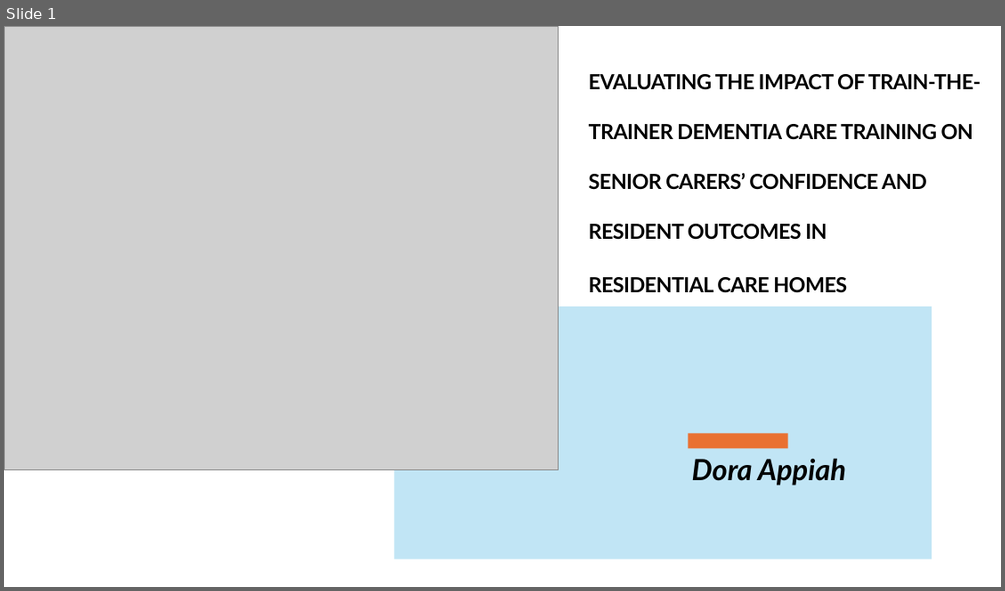
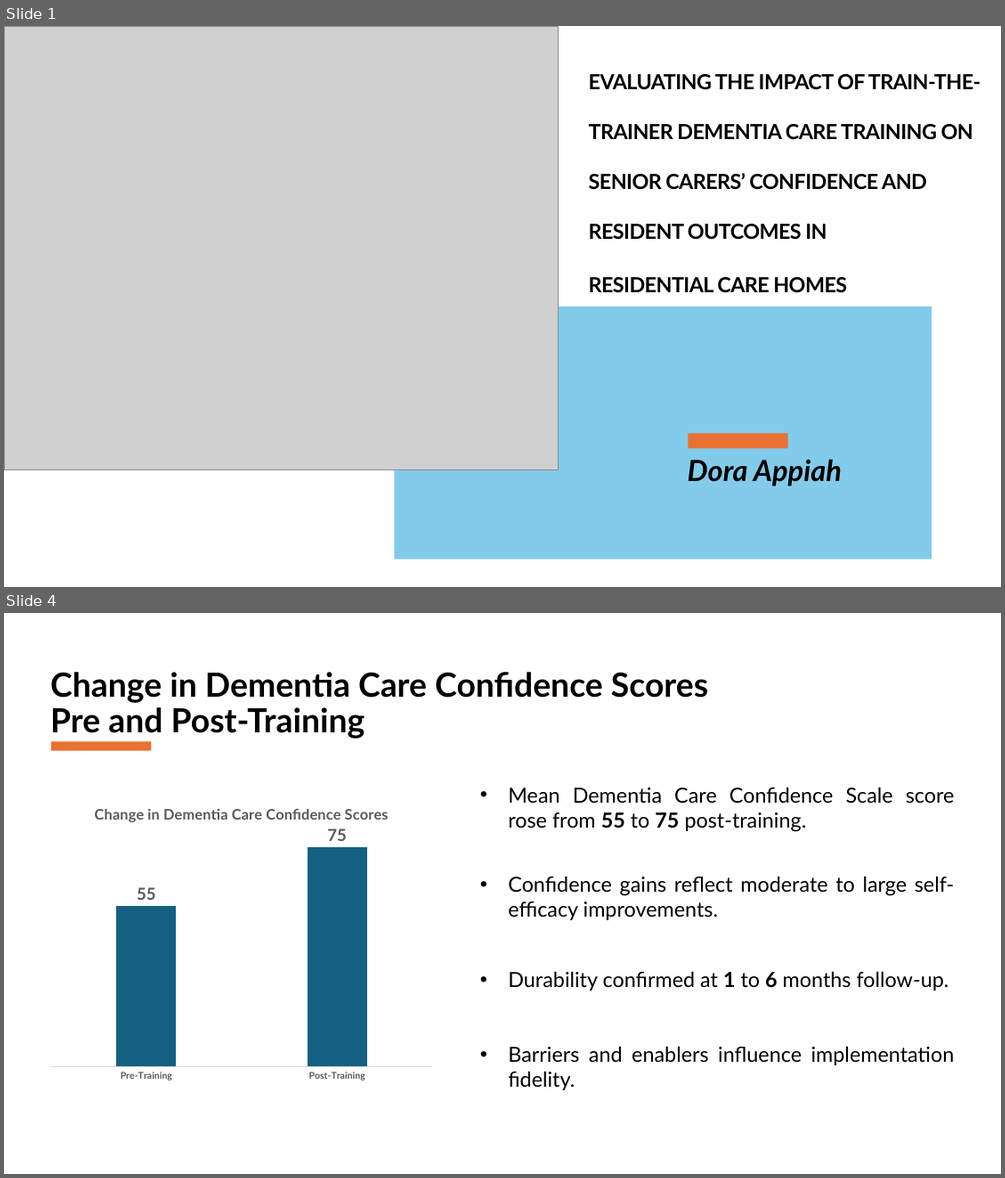
Before and after one commit to Gbekoilias/M-618-4171-HSC, a slide deck: Deliverables/Task 3.pptx. Shown one above the other, each under a label of ours: slide 1 before the commit, slides 1 and 4 after it; the slides between them are not shown. The pictures are 1005x591 and 1005x1178 pixels, drawn with LibreOffice and Linux fonts; fonts in the diff are those of the drawing; grey boxes stand for pictures. Boxes give left, top, right and bottom in pixels: in the first picture for what was removed or moved away, otherwise in the second. Text is boxed around its words. In the diff, an @@ line names an element or a change of style, - is before the commit and + after.

```diff
--- a/Deliverables/Task 3.pptx
+++ b/Deliverables/Task 3.pptx
@@ slide 4 added at (x1=4, y1=613, x2=1001, y2=1174), background #FFFFFF @@
@@ text added at (x1=50, y1=672, x2=708, y2=738), 32 pt, text #000000, bold @@
+Change in Dementia Care Confidence Scores Pre and Post-Training
@@ rectangle added at (x1=51, y1=742, x2=152, y2=751), fill #E97132 @@
@@ column chart added at (x1=43, y1=790, x2=441, y2=1087) @@
+title "Change in Dementia Care Confidence Scores "
+categories: Pre-Training, Post-Training
+Series 1: 55, 75
@@ text added at (x1=508, y1=787, x2=955, y2=1090), 20 pt, text #000000 @@
+• Mean Dementia Care Confidence Scale score rose from 55 to 75 post-training.
+• Confidence gains reflect moderate to large self-efficacy improvements.
+• Durability confirmed at 1 to 6 months follow-up.
+• Barriers and enablers influence implementation fidelity.
@@ slide 1 changed as well @@
@@ rectangle at (x1=395, y1=306, x2=932, y2=559): fill #C1E5F5 to #83CBEB @@
@@ text "Dora Appiah" moved from (x1=692, y1=458, x2=846, y2=485) to (x1=688, y1=459, x2=841, y2=486) @@
```
Also in this commit, not shown: 7 other slides added, 3 other files.
